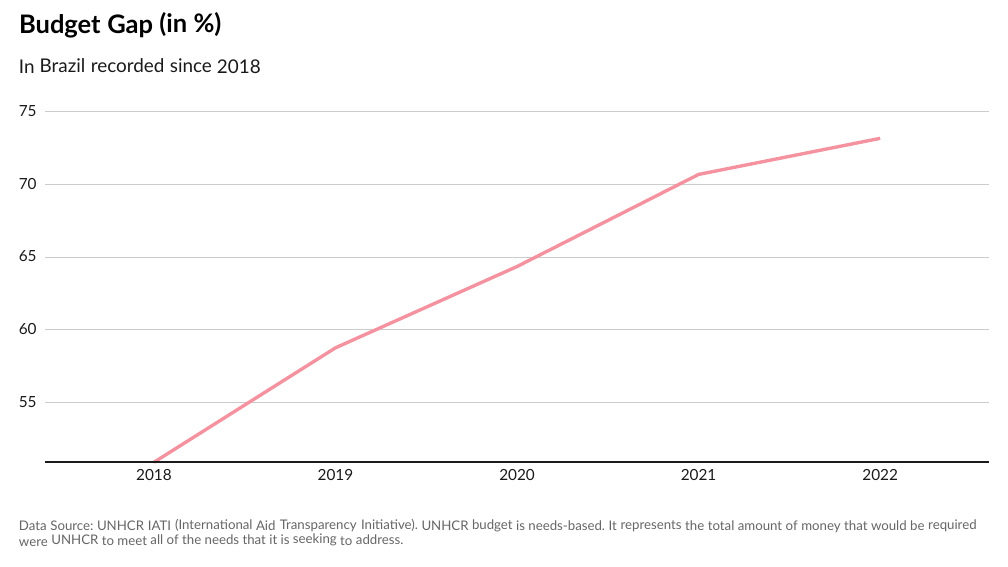
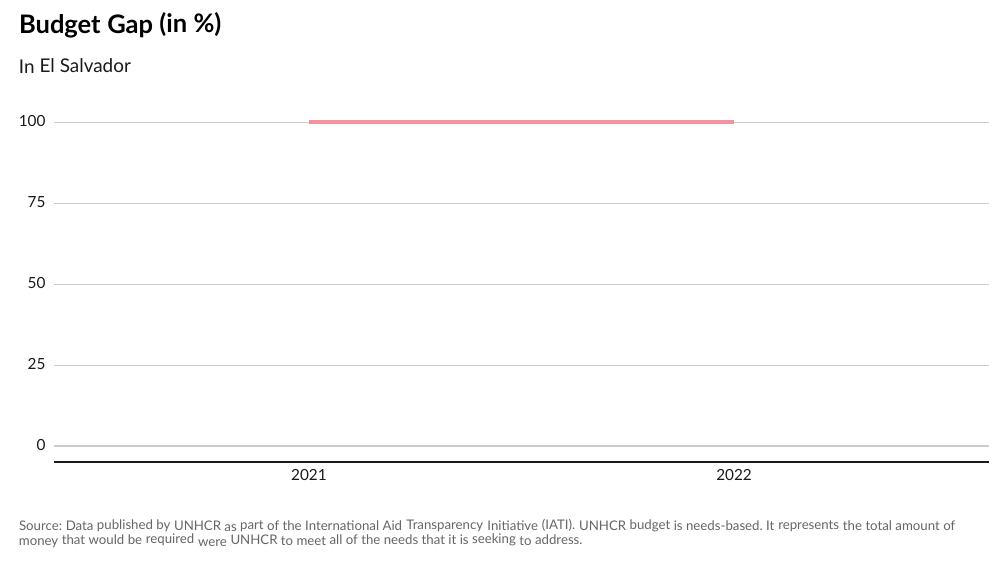
Before and after one commit to unhcr-americas/iati, a slide deck: slide 39 of inst/rmarkdown/templates/iati_prez/skeleton/skeleton.pptx (slide 11 before the commit). Drawn at 1008x567 pixels with LibreOffice and Linux fonts; fonts in the diff are those of the drawing; background and template pictures are left out. Boxes give left, top, right and bottom in pixels: in the first picture for what was removed or moved away, otherwise in the second. Text is boxed around its words. In the diff, an @@ line names an element or a change of style, - is before the commit and + after.

```diff
--- a/inst/rmarkdown/templates/iati_prez/skeleton/skeleton.pptx
+++ b/inst/rmarkdown/templates/iati_prez/skeleton/skeleton.pptx
@@ group removed at (x1=19, y1=58, x2=881, y2=480): 11 texts, 1 freeform shape @@
-55
-60
-65
-70
-2018
-2019
-2020
-Brazil
-recorded
-since
-2018
@@ freeform shape resized from (x1=45, y1=112, x2=990, y2=112) to (x1=54, y1=123, x2=989, y2=123) @@
@@ text "75" moved from (x1=19, y1=105, x2=37, y2=116) to (x1=28, y1=196, x2=46, y2=207) @@
@@ freeform shape resized from (x1=45, y1=185, x2=990, y2=185) to (x1=54, y1=203, x2=989, y2=203) @@
@@ freeform shape resized from (x1=45, y1=257, x2=990, y2=257) to (x1=54, y1=284, x2=989, y2=284) @@
@@ freeform shape resized from (x1=45, y1=330, x2=990, y2=330) to (x1=54, y1=365, x2=989, y2=365) @@
@@ freeform shape resized from (x1=45, y1=402, x2=990, y2=402) to (x1=54, y1=446, x2=989, y2=446) @@
@@ freeform shape resized from (x1=45, y1=462, x2=990, y2=462) to (x1=54, y1=462, x2=989, y2=462) @@
@@ text "2021" moved from (x1=681, y1=469, x2=717, y2=480) to (x1=291, y1=469, x2=327, y2=480) @@
@@ text "2022" moved from (x1=862, y1=469, x2=898, y2=480) to (x1=716, y1=469, x2=752, y2=480) @@
@@ text "Source:" moved from (x1=50, y1=520, x2=93, y2=530) to (x1=19, y1=520, x2=62, y2=530) @@
@@ text "Data" moved from (x1=19, y1=520, x2=47, y2=530) to (x1=66, y1=520, x2=94, y2=530) @@
@@ 3 texts moved together from (x1=801, y1=520, x2=907, y2=532) to (x1=19, y1=534, x2=125, y2=548) @@
@@ text "be" moved from (x1=910, y1=520, x2=924, y2=530) to (x1=128, y1=534, x2=142, y2=544) @@
@@ text "required" moved from (x1=928, y1=519, x2=976, y2=532) to (x1=146, y1=533, x2=194, y2=545) @@
@@ text "UNHCR" moved from (x1=97, y1=520, x2=144, y2=530) to (x1=174, y1=520, x2=221, y2=530) @@
@@ text "of" moved from (x1=167, y1=534, x2=179, y2=544) to (x1=267, y1=520, x2=279, y2=530) @@
@@ text "to" moved from (x1=340, y1=536, x2=352, y2=545) to (x1=281, y1=536, x2=293, y2=545) @@
@@ text "the" moved from (x1=182, y1=534, x2=201, y2=544) to (x1=283, y1=520, x2=302, y2=530) @@
@@ text at (x1=305, y1=520, x2=379, y2=530): text changed @@
-(International
+International
@@ group added at (x1=19, y1=58, x2=734, y2=544): 12 texts, 1 freeform shape @@
+0
+25
+50
+100
+El
+Salvador
+published
+by
+as
+part
+of
+the
@@ text "Aid" moved from (x1=256, y1=520, x2=276, y2=530) to (x1=383, y1=520, x2=403, y2=530) @@
@@ text "Transparency" moved from (x1=280, y1=519, x2=357, y2=531) to (x1=406, y1=519, x2=483, y2=532) @@
@@ text "is" moved from (x1=516, y1=520, x2=525, y2=530) to (x1=460, y1=534, x2=469, y2=544) @@
@@ text at (x1=487, y1=520, x2=538, y2=530): text changed @@
-Initiative).
+Initiative
@@ text "to" moved from (x1=102, y1=536, x2=114, y2=545) to (x1=519, y1=536, x2=531, y2=545) @@
@@ 9 texts moved together from (x1=19, y1=533, x2=404, y2=546) to (x1=198, y1=533, x2=583, y2=546) @@
@@ text at (x1=542, y1=519, x2=575, y2=531): text changed @@
-IATI
+(IATI).
@@ 3 texts moved together from (x1=422, y1=520, x2=682, y2=532) to (x1=579, y1=520, x2=839, y2=531) @@
@@ 6 texts moved together from (x1=472, y1=519, x2=798, y2=532) to (x1=630, y1=519, x2=955, y2=532) @@
@@ text "is" moved from (x1=281, y1=534, x2=290, y2=544) to (x1=674, y1=520, x2=683, y2=530) @@
```
Also in this commit, not shown: 8 other slides changed, 39 slides added, 13 slides removed, 54 other files.
